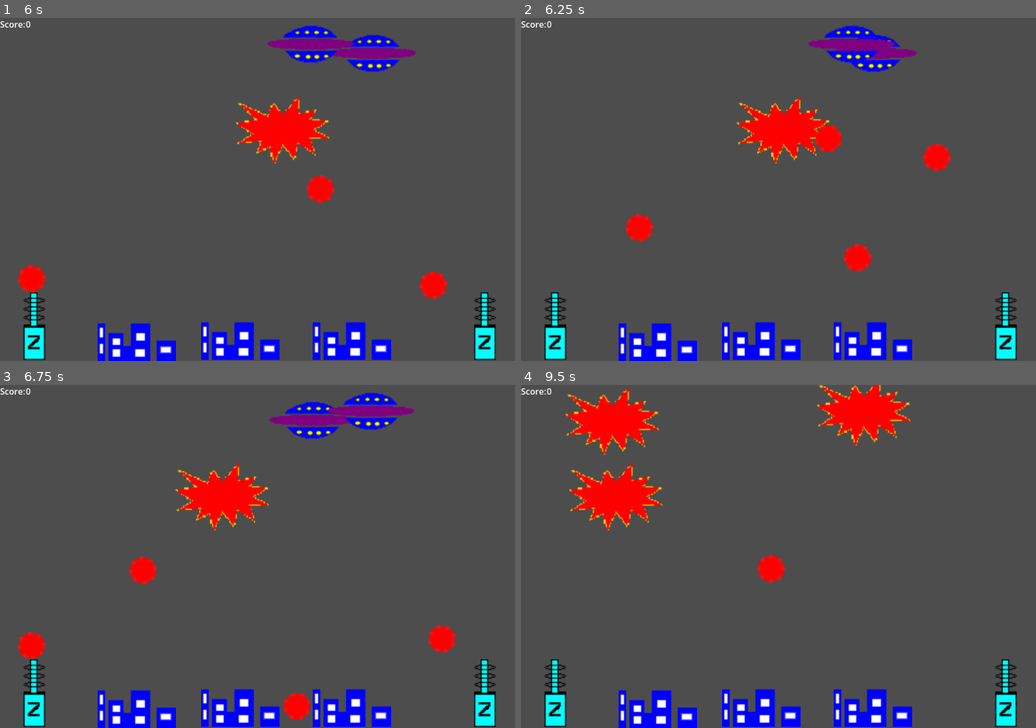
Above: before the commit, frames 1-4 (two rows, left to right).
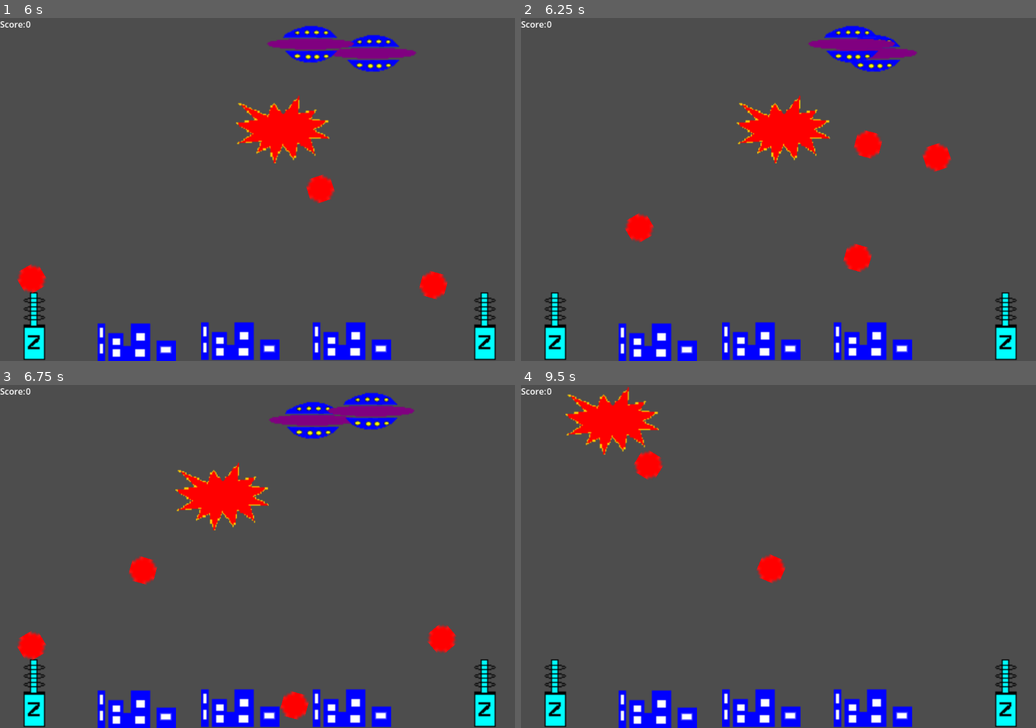
Above: after the commit, the same moments.

Repository: halkeye/AlienAttackGodot
Game: Godot game, scene res://scenes/main.tscn
Same seed, same stepped clock (60 frames per second), same inputs: the game is played once before the commit and once after it.
Inputs (mouse positions are in pixels of both pictures, inside the frame that each line leads up to):
- Up to frame 1 (6 s): click (36, 326) at 0.5 s; click (484, 326) at 1.25 s; click (36, 326) at 2 s; click (484, 326) at 2.75 s; click (36, 326) at 3.5 s; click (484, 326) at 4.25 s; move the mouse to (370, 172) at 5.02 s; click (370, 172) at 5.17 s; move the mouse to (154, 206) at 5.77 s; click (154, 206) at 5.92 s
- Up to frame 2 (6.25 s): no input
- Up to frame 3 (6.75 s): move the mouse to (309, 481) at 6.52 s; click (309, 481) at 6.67 s
- Up to frame 4 (9.5 s): move the mouse to (752, 625) at 7.27 s; click (752, 625) at 7.42 s; move the mouse to (933, 607) at 8.02 s; click (933, 607) at 8.17 s; move the mouse to (624, 505) at 8.77 s; click (624, 505) at 8.92 s

Frame 1 is identical in both runs. In frame 2, 0.7% of the frame differs, in the area x 57-71%, y 31-42%; in frame 3, 0.1%; in frame 4, 3.9%, in the area x 9-76%, y 0-43%.

Commit message:
ufos let us know when they are dead so we can cleanup

Diff:
--- a/scenes/main.gd
+++ b/scenes/main.gd
@@ -14,6 +14,8 @@
 #	$"RightWall/CollisionShape2D".shape.size.y = viewport.size.y
 #	$"RightWall/CollisionShape2D".position.x = viewport.size.x - 2
 #	$"RightWall/CollisionShape2D".position.y = viewport.size.y / 2
+	for ufo in ufos:
+		ufo.health_depleted.connect(_on_ufo_health_depleted)
 	pass # Replace with function body.
 
 func _process(delta):
@@ -55,6 +57,14 @@
 
 
 func _on_ufo_fire_timer_timeout():
+	if len(ufos) == 0:
+		## there should never be no ufos normally, but guard incase
+		return
+
 	var ufo = ufos[randi_range(0, len(ufos)-1)]
 	$UFOTargetPath/PathFollow2D.progress_ratio = randf()
 	var bullet = ufo.fire(bullet_scene, $UFOTargetPath/PathFollow2D.position)
+
+func _on_ufo_health_depleted(ufo: UFO):
+	var idx = ufos.find(ufo)
+	ufos.remove_at(idx)
--- a/scenes/main.tscn
+++ b/scenes/main.tscn
@@ -99,6 +99,7 @@
 position = Vector2(960, 288)
 shape = SubResource("RectangleShape2D_dwpw8")
 
+[connection signal="health_depleted" from="UFO1" to="." method="_on_ufo_health_depleted"]
 [connection signal="timeout" from="UFOFireTimer" to="." method="_on_ufo_fire_timer_timeout"]
 [connection signal="body_entered" from="LeftWall" to="." method="_on_left_wall_body_entered"]
 [connection signal="body_entered" from="RightWall" to="." method="_on_right_wall_body_entered"]
--- a/scenes/ufo.gd
+++ b/scenes/ufo.gd
@@ -5,8 +5,10 @@
 @export var health: int = 1 : set=set_health
 @export var max_health:int = 1
 
-@onready var image = preload("res://sprites/UFO.png")
-@onready var dead_image = preload("res://sprites/UFOBoom.png")
+signal health_depleted(ufo: UFO)
+
+const image = preload("res://sprites/UFO.png")
+const dead_image = preload("res://sprites/UFOBoom.png")
 
 var speed = 150
 
@@ -33,7 +35,7 @@
 
 func set_health(value : int) -> void:
 	health = value
-	if (health <= 0):
+	if (is_dead()):
 		$Sprite.set_texture(dead_image)
 	else:
 		$Sprite.set_texture(image)
@@ -42,8 +44,14 @@
 	# if no health yet, cant take damage
 	if health > 0:
 		health -= amount
+		if is_dead():
+			health_depleted.emit(self)
+
 
 func fire(bullet_scene: PackedScene, pos: Vector2):
+	if is_dead():
+		return
+
 	var bullet = bullet_scene.instantiate()
 	var starting_pos = $".".global_position
 	bullet.set_collision_mask(1 << 2)
@@ -54,10 +62,13 @@
 func _process(delta):
 	pass
 
-func _on_visible_on_screen_notifier_2d_screen_exited():
-	speed = -1 * speed
-	velocity = Vector2(speed, 0)
+func is_dead():
+	return health <= 0
 
+# TODO - rename to wall bounce?
 func reverse():
 	speed = -1 * speed
 	velocity = Vector2(speed, 0)
+	if is_dead():
+		health_depleted.emit(self)
+		queue_free()
